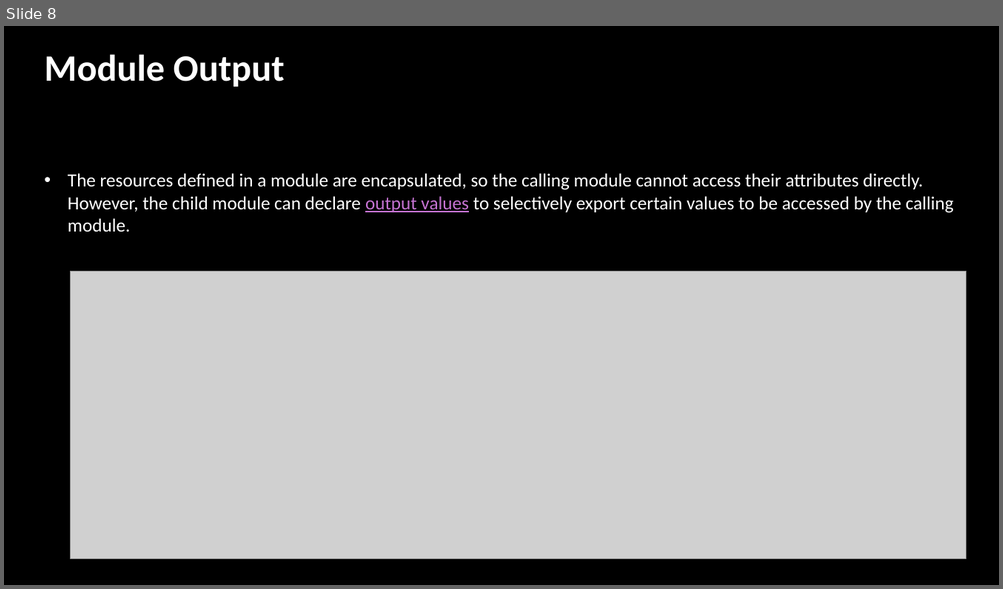
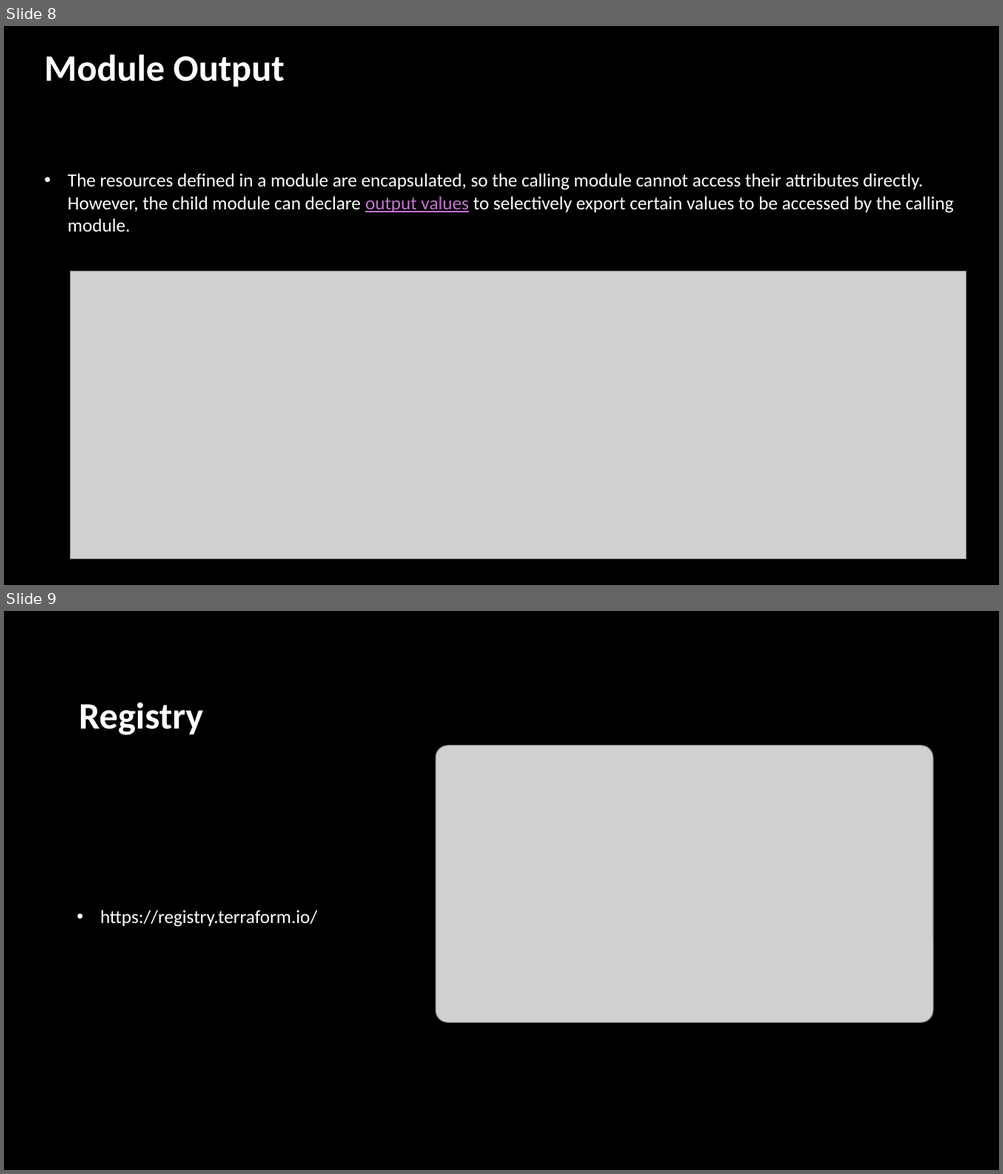
Before and after one commit to lerndevops/terraform_cert, a slide deck: Day3/Modules/modules.pptx. Shown one above the other, each under a label of ours: slide 8 before the commit, slides 8 and 9 after it. The pictures are 1003x589 and 1003x1174 pixels, drawn with LibreOffice and Linux fonts; fonts in the diff are those of the drawing; grey boxes stand for pictures; background and template pictures are left out. Boxes give left, top, right and bottom in pixels: in the first picture for what was removed or moved away, otherwise in the second. Text is boxed around its words. In the diff, an @@ line names an element or a change of style, - is before the commit and + after.

```diff
--- a/Day3/Modules/modules.pptx
+++ b/Day3/Modules/modules.pptx
@@ slide 9 added at [4, 611, 999, 1170], background picture (left out) @@
@@ title added at [79, 702, 203, 735], 36 pt, text #FFFFFF, bold @@
+Registry
@@ picture added at [435, 745, 933, 1023] @@
@@ text added at [100, 910, 317, 927], 18 pt, text #FFFFFF @@
+• https://registry.terraform.io/
```
Also in this commit, not shown: 1 slide removed.
